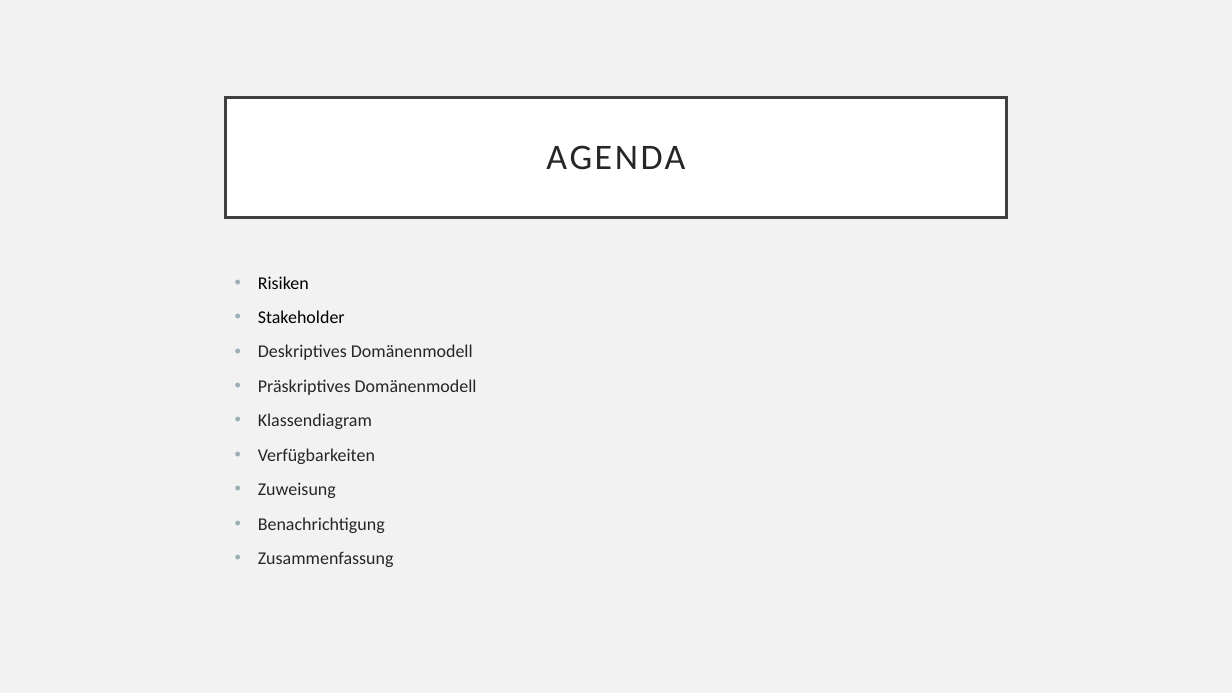
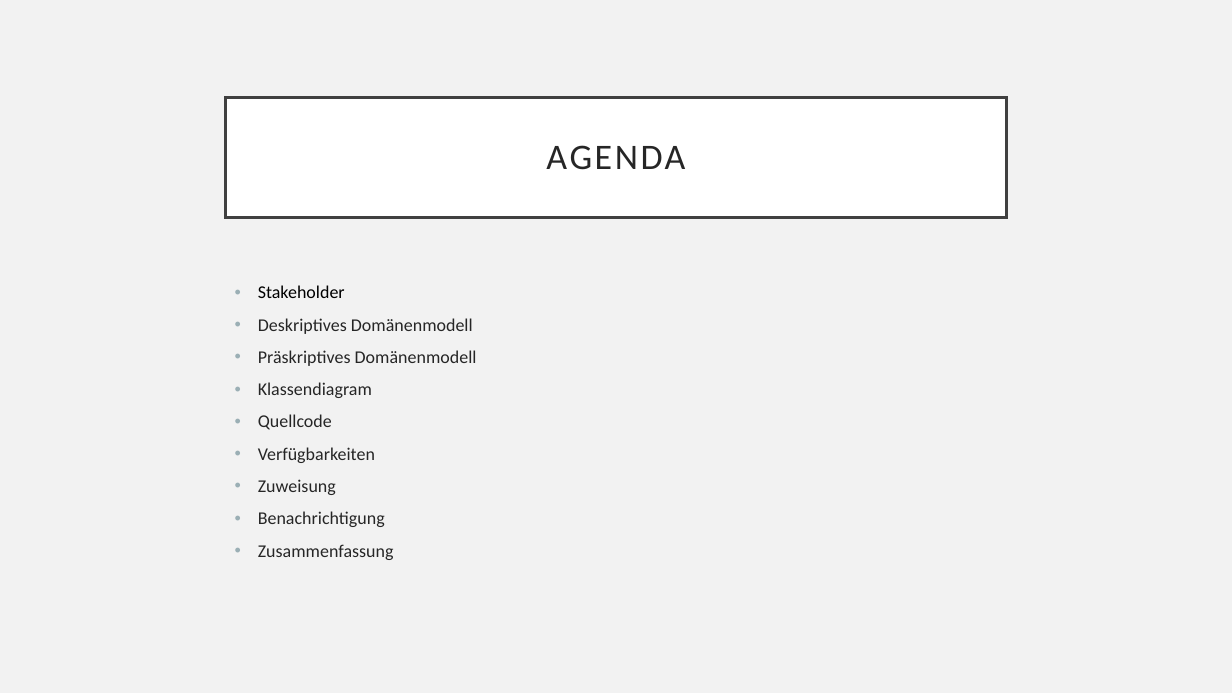
Before and after one commit to Morris-hub/EP_W_2324_Muhamad_Morris_Max, a slide deck: slide 3 of Audit/Präsentation audit edit finale.pptx. Drawn at 1232x693 pixels with LibreOffice and Linux fonts; fonts in the diff are those of the drawing. Boxes give left, top, right and bottom in pixels: in the first picture for what was removed or moved away, otherwise in the second. Text is boxed around its words. In the diff, an @@ line names an element or a change of style, - is before the commit and + after.

```diff
--- a/Audit/Präsentation audit edit finale.pptx
+++ b/Audit/Präsentation audit edit finale.pptx
@@ text "Stakeholder": place and size @@
-text "Stakeholder" at [258, 276, 477, 567]
+text "Stakeholder" at [258, 285, 477, 560]
@@ text at [258, 276, 309, 289]: paragraph removed @@
-• Risiken
@@ text at [258, 285, 477, 560]: line spacing 1 to 0.9 @@
@@ text at [258, 414, 332, 430]: paragraph added @@
+• Quellcode
```
Also in this commit, not shown: 2 other slides changed, 5 slides added, 1 slide removed, 6 other files.
